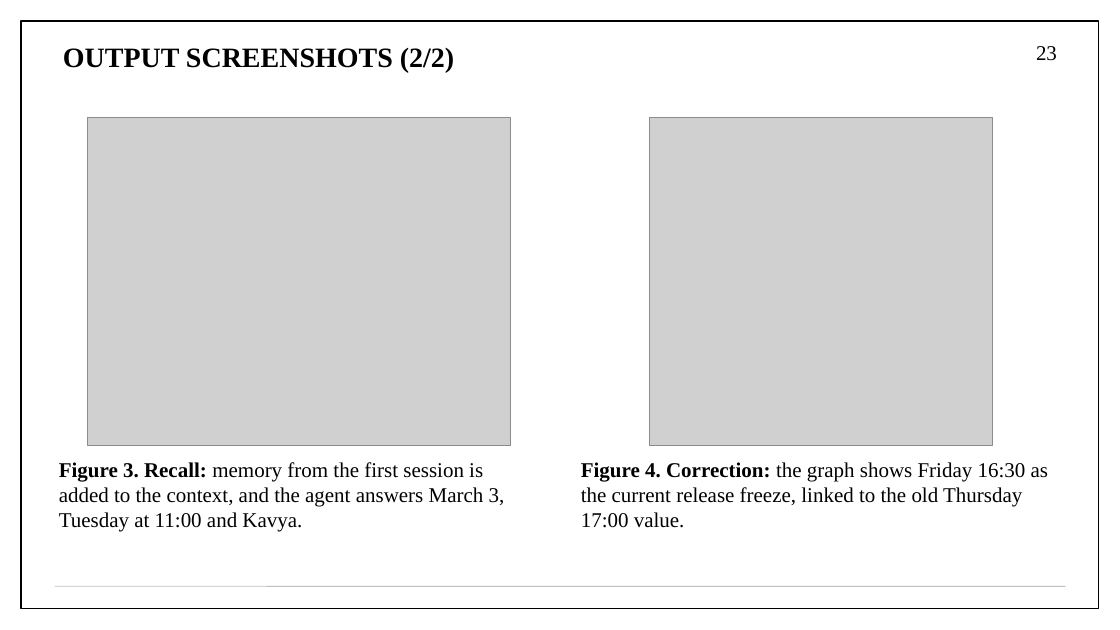
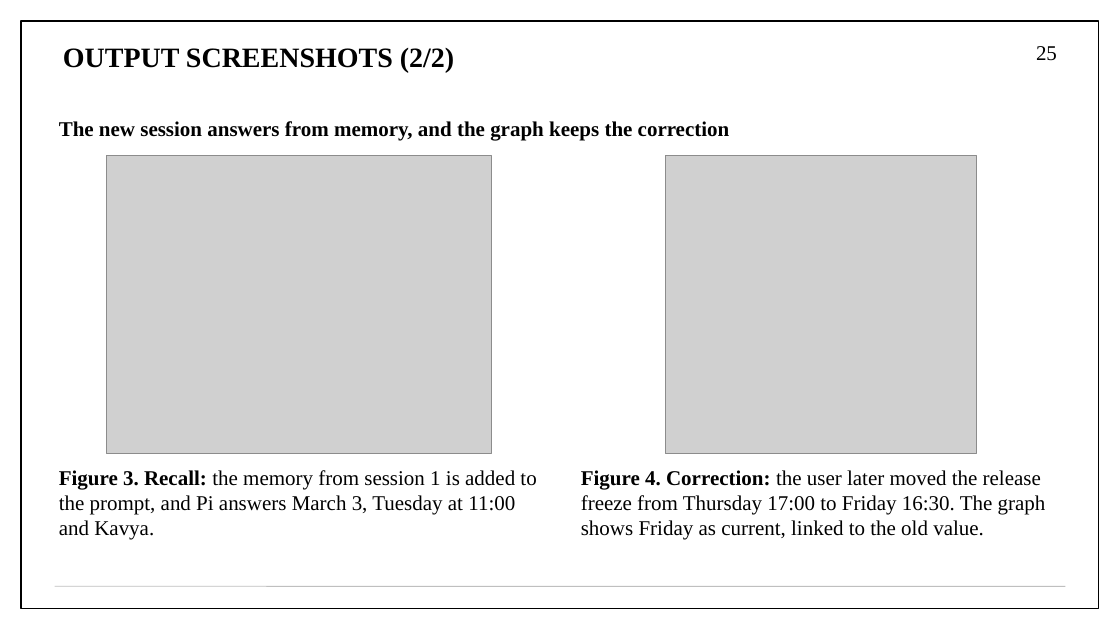
Before and after one commit to aryaniyaps/sdp-2026, a slide deck: slide 25 of P1_R2_13.pptx (slide 23 before the commit). Drawn at 1120x630 pixels with LibreOffice and Linux fonts; fonts in the diff are those of the drawing; grey boxes stand for pictures. Boxes give left, top, right and bottom in pixels: in the first picture for what was removed or moved away, otherwise in the second. Text is boxed around its words. In the diff, an @@ line names an element or a change of style, - is before the commit and + after.

```diff
--- a/P1_R2_13.pptx
+++ b/P1_R2_13.pptx
@@ page number at bbox=[1036, 46, 1057, 61]: text changed @@
-23
+25
@@ text added at bbox=[59, 121, 730, 141], 18 pt, text #000000, bold @@
+The new session answers from memory, and the graph keeps the correction
@@ picture: place and size @@
-picture at bbox=[87, 118, 510, 445]
+picture at bbox=[107, 155, 492, 454]
@@ picture: place and size @@
-picture at bbox=[649, 118, 992, 445]
+picture at bbox=[665, 155, 977, 454]
@@ text at bbox=[59, 470, 536, 540]: text changed @@
-Figure 3. Recall: memory from the first session is added to the context, and the agent answers March 3, Tuesday at 11:00 and Kavya.
+Figure 3. Recall: the memory from session 1 is added to the prompt, and Pi answers March 3, Tuesday at 11:00 and Kavya.
@@ text at bbox=[581, 470, 1046, 540]: text changed @@
-Figure 4. Correction: the graph shows Friday 16:30 as the current release freeze, linked to the old Thursday 17:00 value.
+Figure 4. Correction: the user later moved the release freeze from Thursday 17:00 to Friday 16:30. The graph shows Friday as current, linked to the old value.
```
Also in this commit, not shown: 23 other slides changed, 4 slides added, 1 slide removed, 1 other file.
